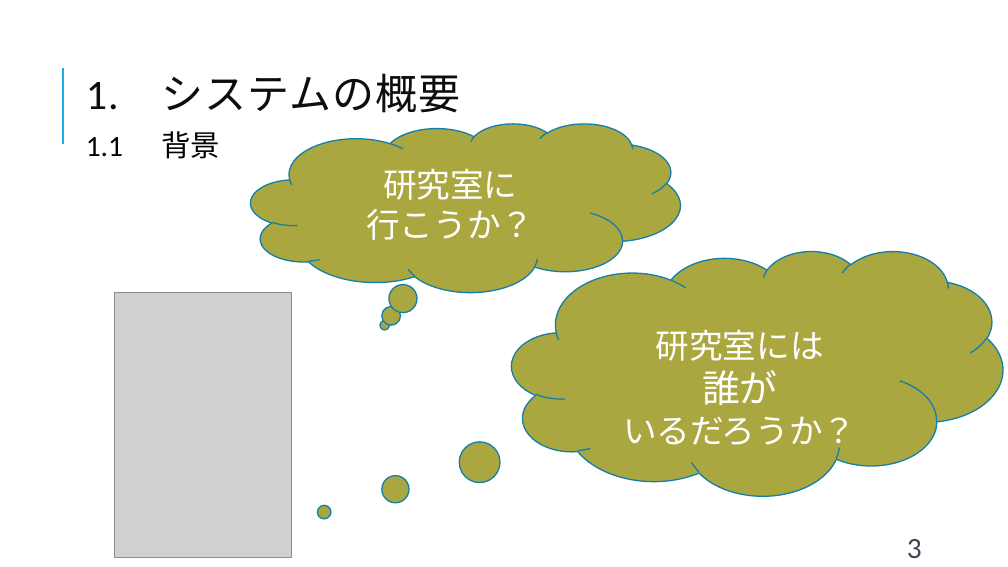
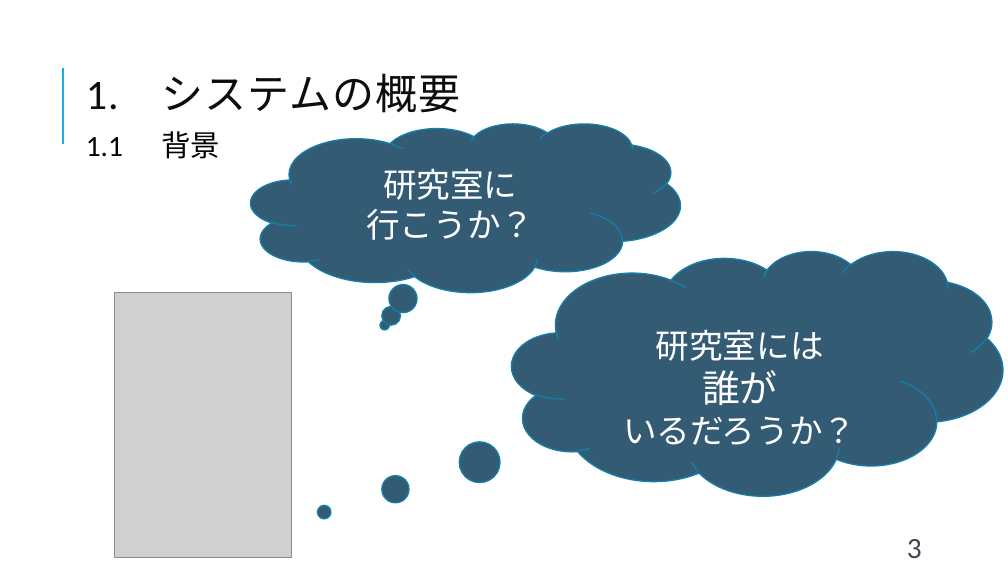
Before and after one commit to shimoda-a/pmpractice, a slide deck: slide 3 of yabuki-a/PM演習矢吹a/PM演習_中間報告_矢吹研A班.pptx. Drawn at 1008x567 pixels with LibreOffice and Linux fonts; fonts in the diff are those of the drawing; grey boxes stand for pictures. Boxes give left, top, right and bottom in pixels: in the first picture for what was removed or moved away, otherwise in the second. Text is boxed around its words. In the diff, an @@ line names an element or a change of style, - is before the commit and + after.

```diff
--- a/yabuki-a/PM演習矢吹a/PM演習_中間報告_矢吹研A班.pptx
+++ b/yabuki-a/PM演習矢吹a/PM演習_中間報告_矢吹研A班.pptx
@@ thought cloud "研究室に" at <box>251,123,681,292</box>: fill #AAA740 to #335B74 @@
@@ thought cloud "研究室には" at <box>512,251,1003,496</box>: fill #AAA740 to #335B74 @@
```
Also in this commit, not shown: 10 other slides changed, 2 slides added, 1 slide removed, 2 other files.
